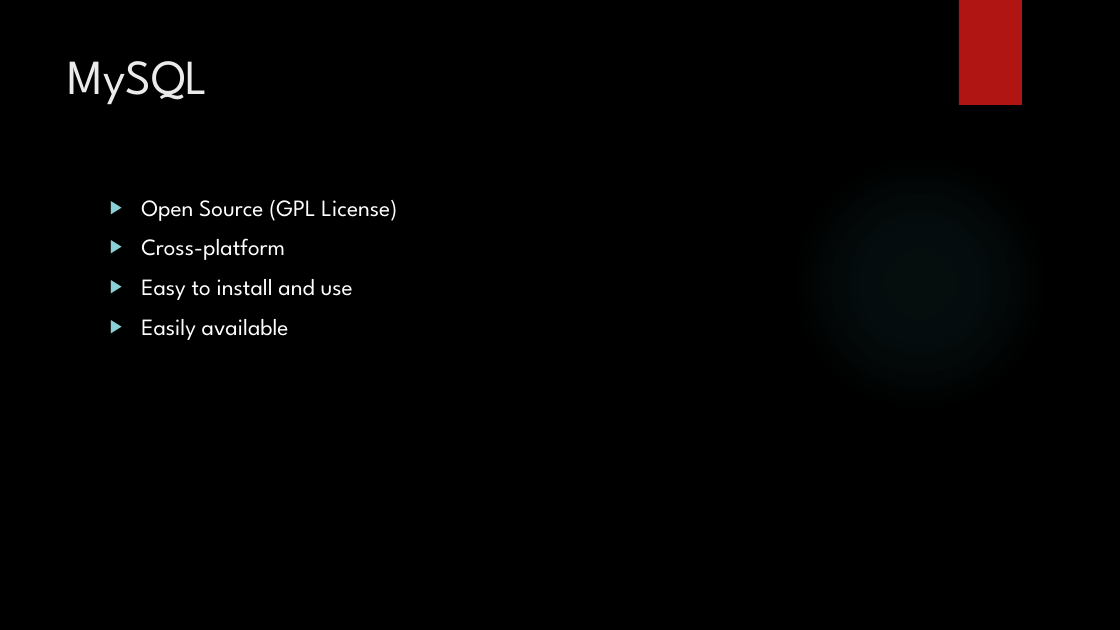
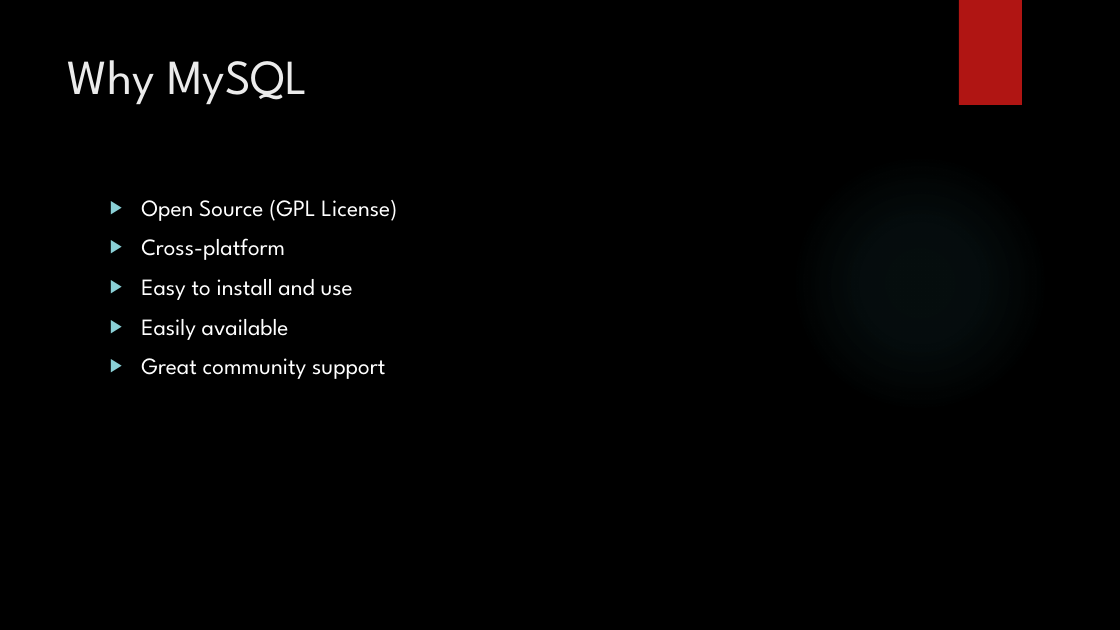
Before and after one commit to zedfoxus/database-bootcamp, a slide deck: slide 5 of Presentation/Database-Bootcamp-Presentation.pptx (slide 4 before the commit). Drawn at 1120x630 pixels with LibreOffice and Linux fonts; fonts in the diff are those of the drawing; background and template pictures are left out. Boxes give left, top, right and bottom in pixels: in the first picture for what was removed or moved away, otherwise in the second. Text is boxed around its words. In the diff, an @@ line names an element or a change of style, - is before the commit and + after.

```diff
--- a/Presentation/Database-Bootcamp-Presentation.pptx
+++ b/Presentation/Database-Bootcamp-Presentation.pptx
@@ title at bbox=[68, 60, 307, 105]: text changed @@
-MySQL
+Why MySQL
@@ text at bbox=[141, 358, 386, 379]: paragraph added @@
+▶ Great community support
```
Also in this commit, not shown: 1 other slide changed, 2 slides added.
